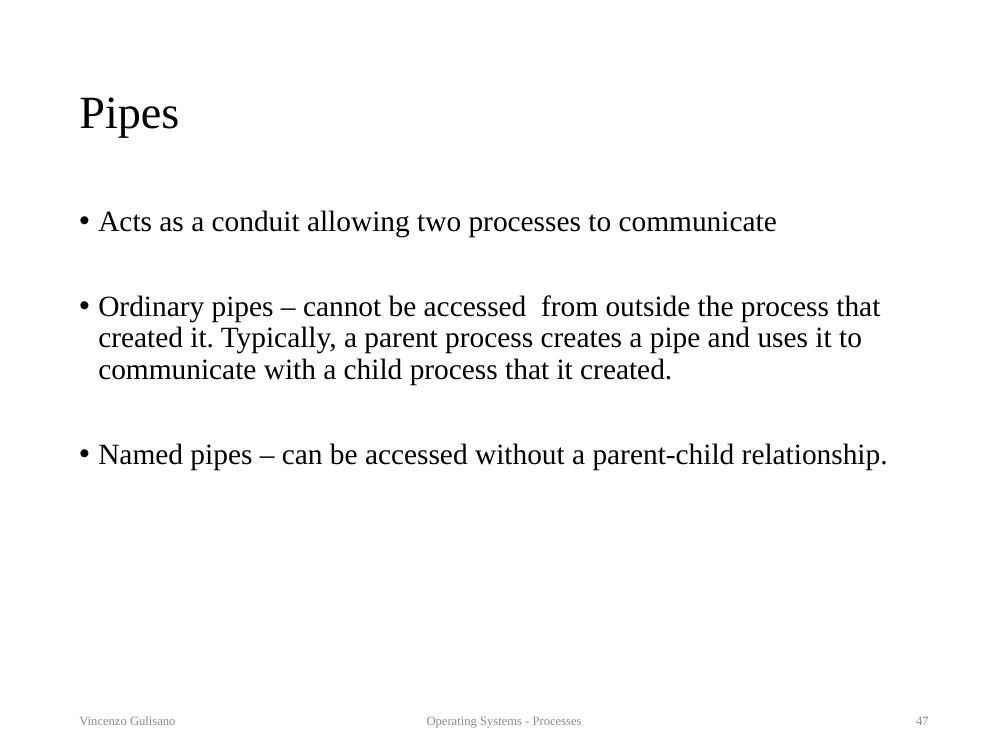
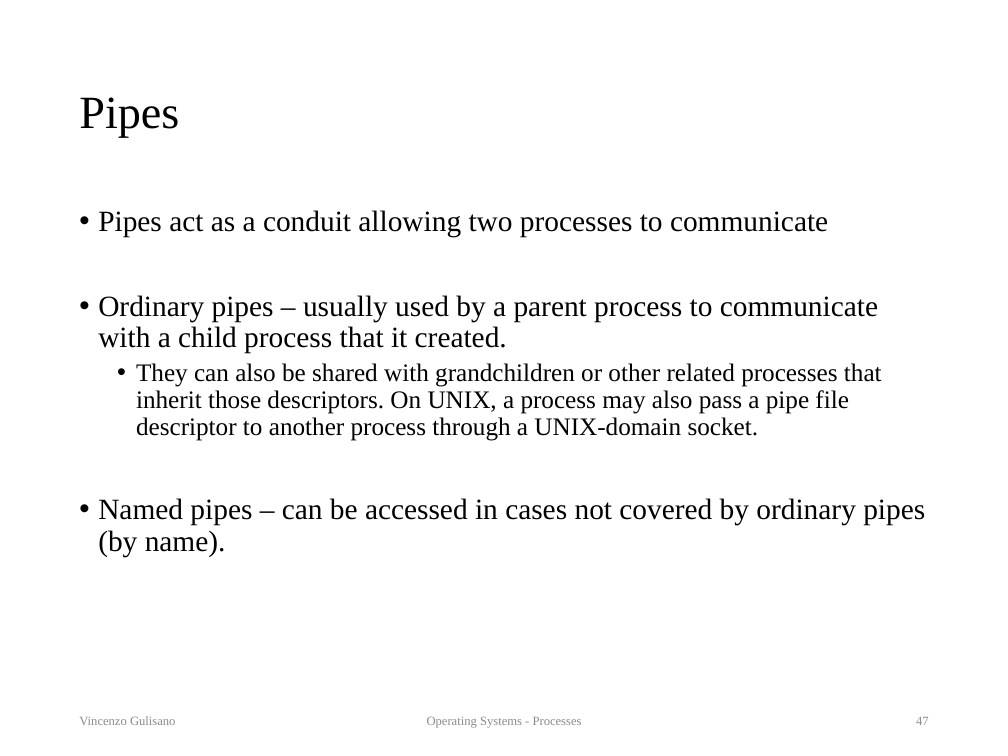
Before and after one commit to vincenzo-gulisano/os_material, a slide deck: slide 47 of slides/processes.pptx. Drawn at 1008x756 pixels with LibreOffice and Linux fonts; fonts in the diff are those of the drawing. Boxes give left, top, right and bottom in pixels: in the first picture for what was removed or moved away, otherwise in the second. Text is boxed around its words. In the diff, an @@ line names an element or a change of style, - is before the commit and + after.

Commit message:
Polished processes slides (mainly typos and broken sentences, but also some sentence that was possibly confusing / over-simplifying). Slightly updated exerices at the end too

```diff
--- a/slides/processes.pptx
+++ b/slides/processes.pptx
@@ text at (98,210,925,557): text changed @@
-• Acts as a conduit allowing two processes to communicate
-• Ordinary pipes – cannot be accessed from outside the process that created it. Typically, a parent process creates a pipe and uses it to communicate with a child process that it created.
-• Named pipes – can be accessed without a parent-child relationship.
+• Pipes act as a conduit allowing two processes to communicate
+• Ordinary pipes – usually used by a parent process to communicate with a child process that it created.
+  • They can also be shared with grandchildren or other related processes that inherit those descriptors. On UNIX, a process may also pass a pipe file descriptor to another process through a UNIX-domain socket.
+• Named pipes – can be accessed in cases not covered by ordinary pipes (by name).
```
Also in this commit, not shown: 39 other slides changed, 3 other files.
